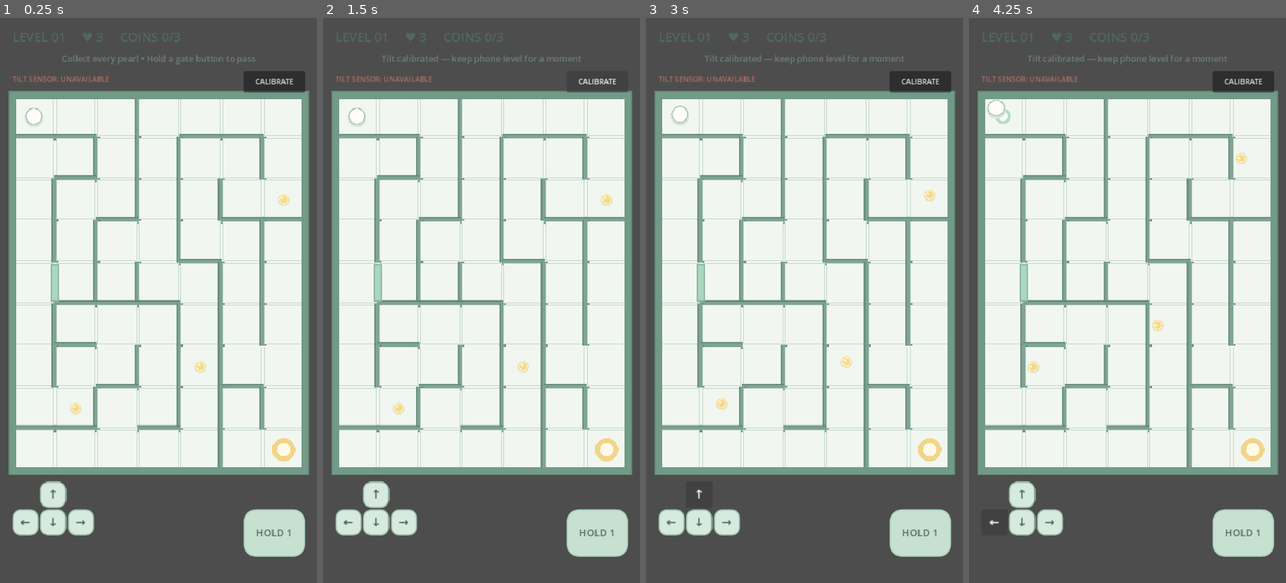
Above: before the commit, frames 1-4 (left to right).
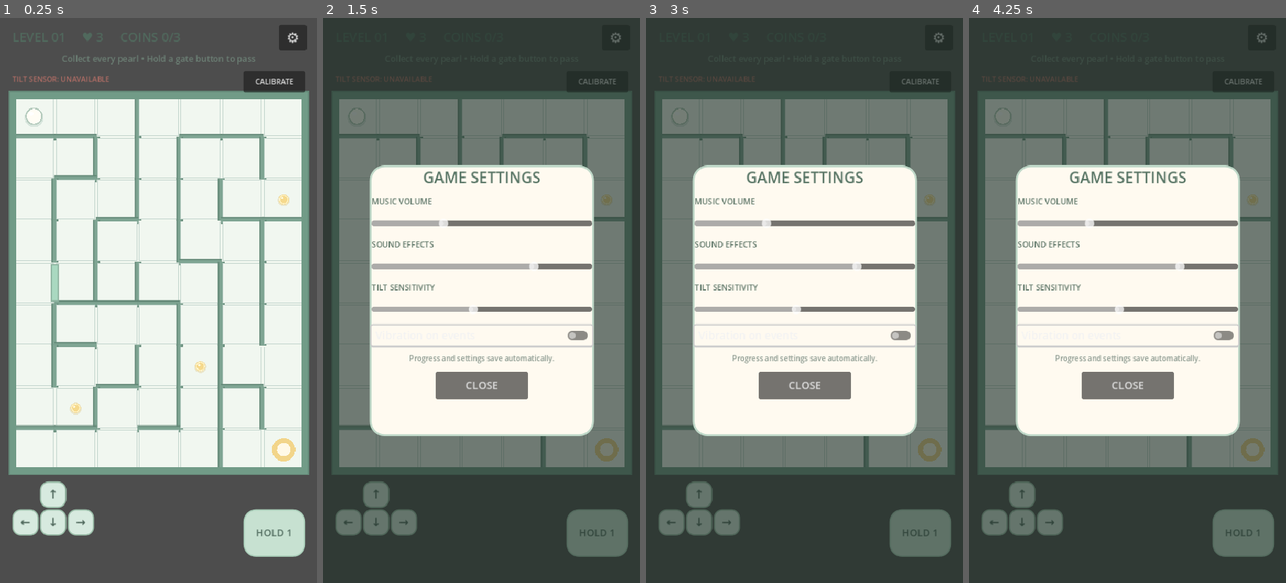
Above: after the commit, the same moments.

Repository: IoriHinata/Mikrozz
Game: Godot game, scene res://scenes/Main.tscn
Two runs of this game, one before a commit and one after it. Both use one fixed random seed, a clock stepped at 60 frames per second and the inputs below.
Inputs (mouse positions are in pixels of both pictures, inside the frame that each line leads up to):
- Up to frame 1 (0.25 s): no input
- Up to frame 2 (1.5 s): click (614, 34) at 0.5 s, where only the run after the commit has a clickable "⚙"; click "CALIBRATE" (after the commit: "Vibration on events") at 1.25 s
- Up to frame 3 (3 s): click "CALIBRATE" at 2 s; click "↑" at 2.75 s
- Up to frame 4 (4.25 s): click "←" at 3.5 s

The runs differ from the first frame. In frame 1, 0.4% of the frame differs, in the area x 88-97%, y 1-6%; in frame 2, 77%, in the area x 0-100%, y 0-100%; in frame 3, 76%; in frame 4, 76%.

Commit message:
Add in-game settings panel

Diff:
--- a/scripts/UI.gd
+++ b/scripts/UI.gd
@@ -6,6 +6,8 @@
 signal next_level_requested
 signal calibrate_requested
 signal touch_direction_changed(direction: Vector2)
+signal settings_changed(key: String, value: Variant)
+signal settings_pause_changed(paused: bool)
 
 var root: Control
 var hud_label: Label
@@ -14,17 +16,22 @@
 var gate_buttons: Array[Button] = []
 var direction_buttons: Array[Button] = []
 var result_panel: PanelContainer
+var settings_panel: PanelContainer
+var settings_overlay: ColorRect
 var viewport_size := Vector2.ZERO
+var settings_open := false
 
 func setup(size: Vector2) -> void:
 	viewport_size = size
+	process_mode = Node.PROCESS_MODE_ALWAYS
 	root = Control.new()
 	root.set_anchors_and_offsets_preset(Control.PRESET_FULL_RECT)
 	root.mouse_filter = Control.MOUSE_FILTER_PASS
+	root.process_mode = Node.PROCESS_MODE_ALWAYS
 	add_child(root)
 	hud_label = Label.new()
 	hud_label.position = Vector2(18, 14)
-	hud_label.size = Vector2(size.x - 36, 30)
+	hud_label.size = Vector2(size.x - 92, 30)
 	hud_label.add_theme_font_size_override("font_size", 19)
 	hud_label.add_theme_color_override("font_color", Color("#50695d"))
 	root.add_child(hud_label)
@@ -50,6 +57,14 @@
 	calibrate.add_theme_font_size_override("font_size", 11)
 	calibrate.pressed.connect(func(): calibrate_requested.emit())
 	root.add_child(calibrate)
+	var settings_button := Button.new()
+	settings_button.text = "⚙"
+	settings_button.position = Vector2(size.x - 58, 10)
+	settings_button.size = Vector2(42, 36)
+	settings_button.focus_mode = Control.FOCUS_NONE
+	settings_button.add_theme_font_size_override("font_size", 22)
+	settings_button.pressed.connect(open_settings.bind(0.32, 0.75, 1.65, true))
+	root.add_child(settings_button)
 	_build_direction_pad()
 
 func _build_direction_pad() -> void:
@@ -84,6 +99,86 @@
 		root.add_child(button)
 		direction_buttons.append(button)
 
+func open_settings(music: float, sfx: float, sensitivity: float, vibration: bool) -> void:
+	if settings_open:
+		return
+	settings_open = true
+	settings_pause_changed.emit(true)
+	settings_overlay = ColorRect.new()
+	settings_overlay.color = Color(0.12, 0.18, 0.15, 0.62)
+	settings_overlay.set_anchors_and_offsets_preset(Control.PRESET_FULL_RECT)
+	settings_overlay.mouse_filter = Control.MOUSE_FILTER_STOP
+	root.add_child(settings_overlay)
+	settings_panel = PanelContainer.new()
+	settings_panel.position = Vector2((viewport_size.x - 340) * 0.5, (viewport_size.y - 410) * 0.5)
+	settings_panel.size = Vector2(340, 410)
+	var panel_style := StyleBoxFlat.new()
+	panel_style.bg_color = Color("#fffaf0")
+	panel_style.border_color = Color("#bfd8c8")
+	panel_style.set_border_width_all(3)
+	panel_style.set_corner_radius_all(22)
+	settings_panel.add_theme_stylebox_override("panel", panel_style)
+	settings_overlay.add_child(settings_panel)
+	var box := VBoxContainer.new()
+	box.add_theme_constant_override("separation", 12)
+	box.add_theme_constant_override("margin_left", 18)
+	box.add_theme_constant_override("margin_right", 18)
+	box.add_theme_constant_override("margin_top", 16)
+	box.add_theme_constant_override("margin_bottom", 16)
+	settings_panel.add_child(box)
+	var heading := Label.new()
+	heading.text = "GAME SETTINGS"
+	heading.horizontal_alignment = HORIZONTAL_ALIGNMENT_CENTER
+	heading.add_theme_font_size_override("font_size", 23)
+	heading.add_theme_color_override("font_color", Color("#587565"))
+	box.add_child(heading)
+	_add_slider(box, "MUSIC VOLUME", music, "music")
+	_add_slider(box, "SOUND EFFECTS", sfx, "sfx")
+	_add_slider(box, "TILT SENSITIVITY", sensitivity, "sensitivity", 0.5, 3.0)
+	var vibration_toggle := CheckButton.new()
+	vibration_toggle.text = "Vibration on events"
+	vibration_toggle.button_pressed = vibration
+	vibration_toggle.toggled.connect(func(value: bool): settings_changed.emit("vibration", value))
+	box.add_child(vibration_toggle)
+	var hint := Label.new()
+	hint.text = "Progress and settings save automatically."
+	hint.horizontal_alignment = HORIZONTAL_ALIGNMENT_CENTER
+	hint.add_theme_font_size_override("font_size", 11)
+	hint.add_theme_color_override("font_color", Color("#87968c"))
+	box.add_child(hint)
+	var close := Button.new()
+	close.text = "CLOSE"
+	close.custom_minimum_size = Vector2(140, 42)
+	close.size_flags_horizontal = Control.SIZE_SHRINK_CENTER
+	close.pressed.connect(close_settings)
+	box.add_child(close)
+
+func _add_slider(parent: VBoxContainer, caption: String, initial: float, key: String, minimum: float = 0.0, maximum: float = 1.0) -> void:
+	var label := Label.new()
+	label.text = caption
+	label.add_theme_font_size_override("font_size", 12)
+	label.add_theme_color_override("font_color", Color("#61796b"))
+	parent.add_child(label)
+	var slider := HSlider.new()
+	slider.min_value = minimum
+	slider.max_value = maximum
+	slider.step = 0.01
+	slider.value = clampf(initial, minimum, maximum)
+	slider.custom_minimum_size = Vector2(270, 24)
+	slider.size_flags_horizontal = Control.SIZE_EXPAND_FILL
+	slider.value_changed.connect(func(value: float): settings_changed.emit(key, value))
+	parent.add_child(slider)
+
+func close_settings() -> void:
+	if not settings_open:
+		return
+	settings_open = false
+	if is_instance_valid(settings_overlay):
+		settings_overlay.queue_free()
+	settings_overlay = null
+	settings_panel = null
+	settings_pause_changed.emit(false)
+
 func set_sensor_status(available: bool, magnitude: float) -> void:
 	if available:
 		sensor_label.text = "TILT SENSOR: ACTIVE  %.1f" % magnitude
@@ -133,6 +228,7 @@
 	gate_pressed.emit(index, false)
 
 func show_result(title: String, detail: String, allow_next: bool) -> void:
+	close_settings()
 	if result_panel != null:
 		result_panel.queue_free()
 	result_panel = PanelContainer.new()
